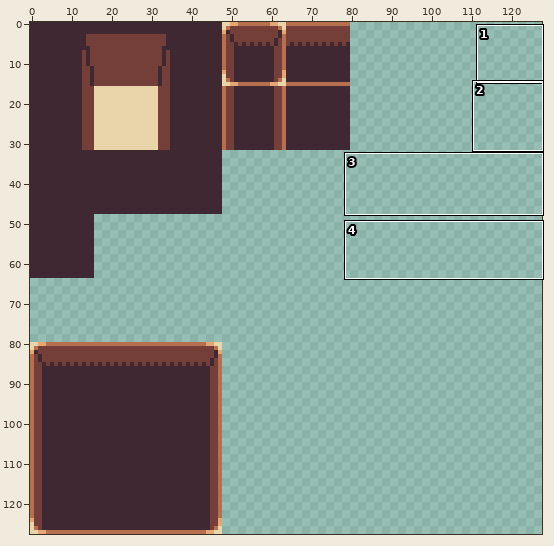
Edited in one commit: pixel-art file (sprites/tiles.aseprite). Above: a wide view before the commit, with the close-up outlined.
Close-up. Earlier state:
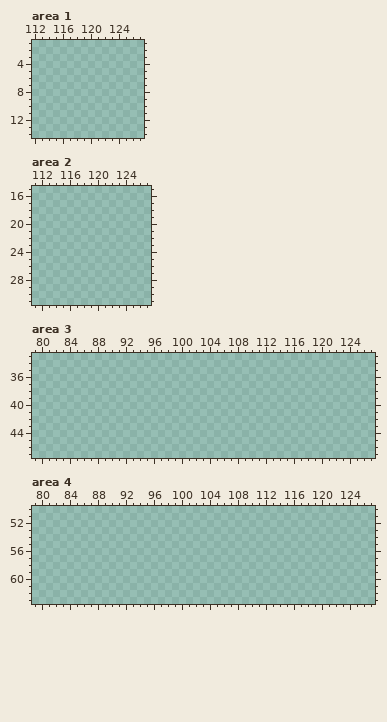
128x128 pixels, 1 frame. Shown: area 1: x 112..127, y 1..14; area 2: x 111..127, y 15..31; area 3: x 79..127, y 33..47; area 4: x 79..127, y 50..63. The old version is drawn lined up with the new one. The commit also changed other parts of the picture, which this record leaves out.
New version:
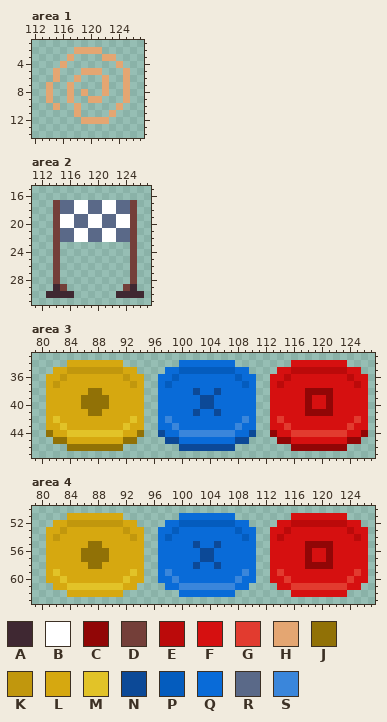
Palette (. is transparent): A #3f2832  B #ffffff  C #910606  D #743f39  E #bb0a0a  F #d61010  G #e23b2f  H #e4a672  J #917106  K #c1970d  L #d6a810  M #e2c328  N #0c4997  P #045cbe  Q #096bd8  R #5a6988  S #3a86db
Change:
drawings rearranged on the sheet (the old picture shows each at its new place; 1 dropped ones are not shown)
Changed rows in their new state; - is an unchanged pixel.
Area 1:
first column x 114:
 2 ----HHHH----
 3 ---H----HH--
 4 --H-------H-
 5 -H---HHH---H
 6 -H--H---H--H
 7 H--H----H--H
 8 H--H-H--H--H
 9 H--H--HH---H
10 -H--H-----H-
11 ----H----H--
12 -----HHHH---
Area 2:
first column x 113:
17 -DRRBBRRBBRRD-
18 -DRRBBRRBBRRD-
19 -DBBRRBBRRBBD-
20 -DBBRRBBRRBBD-
21 -DRRBBRRBBRRD-
22 -DRRBBRRBBRRD-
23 -D----------D-
24 -D----------D-
25 -D----------D-
26 -D----------D-
27 -D----------D-
28 -D----------D-
29 -AD--------DA-
30 AAAA------AAAA
Area 3:
first column x 81:
34 ---LLLLLLLL--------QQQQQQQQ--------FFFFFFFF---
35 -LLKKKKKKKKLL----QQPPPPPPPPQQ----FFEEEEEEEEFF-
36 LLKLLLLLLLLKLL--QQPQQQQQQQQPQQ--FFEFFFFFFFFEFF
37 LKLLLLLLLLLLKL--QPQQQQQQQQQQPQ--FEFFFFFFFFFFEF
38 LLLLLLJJLLLLLL--QQQQQNQQNQQQQQ--FFFFFCCCCFFFFF
39 LLLLLJJJJLLLLL--QQQQQQNNQQQQQQ--FFFFFCFFCFFFFF
40 LLLLLJJJJLLLLL--QQQQQQNNQQQQQQ--FFFFFCFFCFFFFF
41 LLLLLLJJLLLLLL--QQQQQNQQNQQQQQ--FFFFFCCCCFFFFF
42 LMLLLLLLLLLLML--QSQQQQQQQQQQSQ--FGFFFFFFFFFFGF
43 LLMLLLLLLLLMLL--QQSQQQQQQQQSQQ--FFGFFFFFFFFGFF
44 JLLMMMMMMMMLLJ--NQQSSSSSSSSQQN--CFFGGGGGGGGFFC
45 -JJLLLLLLLLJJ----NNQQQQQQQQNN----CCFFFFFFFFCC-
46 ---JJJJJJJJ--------NNNNNNNN--------CCCCCCCC---
Area 4:
first column x 81:
51 ---LLLLLLLL--------QQQQQQQQ--------FFFFFFFF---
52 -LLKKKKKKKKLL----QQPPPPPPPPQQ----FFEEEEEEEEFF-
53 LLKLLLLLLLLKLL--QQPQQQQQQQQPQQ--FFEFFFFFFFFEFF
54 LKLLLLLLLLLLKL--QPQQQQQQQQQQPQ--FEFFFFFFFFFFEF
55 LLLLLLJJLLLLLL--QQQQQNQQNQQQQQ--FFFFFCCCCFFFFF
56 LLLLLJJJJLLLLL--QQQQQQNNQQQQQQ--FFFFFCFFCFFFFF
57 LLLLLJJJJLLLLL--QQQQQQNNQQQQQQ--FFFFFCFFCFFFFF
58 LLLLLLJJLLLLLL--QQQQQNQQNQQQQQ--FFFFFCCCCFFFFF
59 LMLLLLLLLLLLML--QSQQQQQQQQQQSQ--FGFFFFFFFFFFGF
60 LLMLLLLLLLLMLL--QQSQQQQQQQQSQQ--FFGFFFFFFFFGFF
61 -LLMMMMMMMMLL----QQSSSSSSSSQQ----FFGGGGGGGGFF-
62 ---LLLLLLLL--------QQQQQQQQ--------FFFFFFFF---
Where, in picture pixels (left, top, right, bottom), the same in both close-ups:
added: (46, 47, 130, 124)
added: (46, 200, 144, 298)
added: (46, 360, 368, 451)
added: (46, 513, 368, 597)
